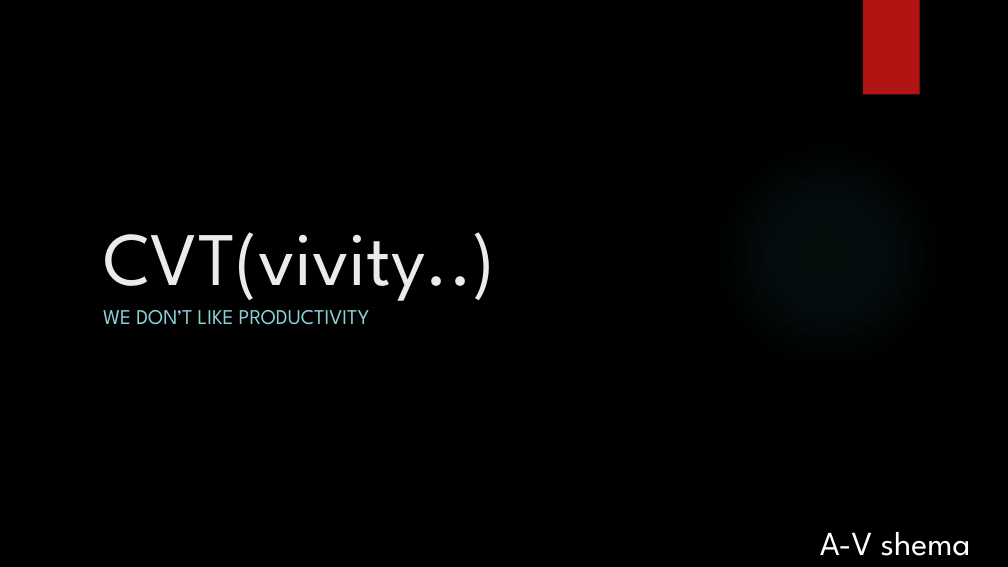
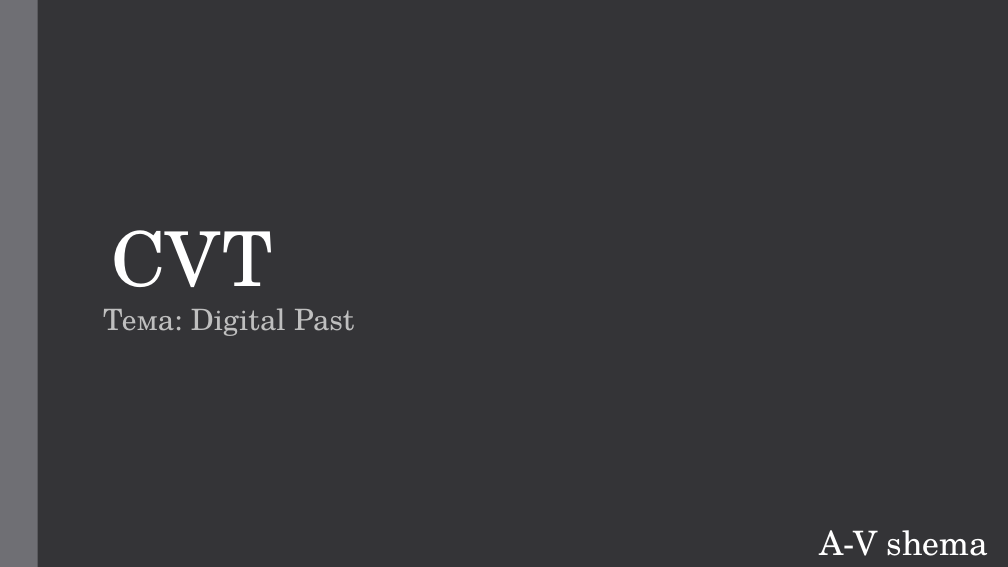
Before and after one commit to Kristian-A/Hack-Tues, a slide deck: slide 1 of CVT(viviti.pptx. Drawn at 1008x567 pixels with LibreOffice and Linux fonts; fonts in the diff are those of the drawing; background and template pictures are left out. Boxes give left, top, right and bottom in pixels: in the first picture for what was removed or moved away, otherwise in the second. Text is boxed around its words. In the diff, an @@ line names an element or a change of style, - is before the commit and + after.

```diff
--- a/CVT(viviti.pptx
+++ b/CVT(viviti.pptx
@@ background picture (left out) to #353537 @@
@@ rectangle added at <box>0,0,38,567</box>, fill #6F6F74 @@
@@ rectangle removed at <box>863,0,920,95</box> @@
@@ ellipse removed at <box>712,138,944,371</box> @@
@@ title at <box>112,230,273,287</box>: text changed; font League Spartan to TeX Gyre Schola; text colour #EBEBEB to #FFFFFF @@
-CVT(vivity..)
+CVT
@@ subtitle at <box>103,308,354,336</box>: text changed; size 20 to 28 pt; font League Spartan to TeX Gyre Schola; text colour #8AD0D6 to #BFBFBF @@
-WE DON’T LIKE PRODUCTIVITY
+Тема: Digital Past
@@ text "A-V shema" at <box>820,530,988,556</box>: font League Spartan to TeX Gyre Schola @@
```
Also in this commit, not shown: 2 other slides changed, 1 slide added.
